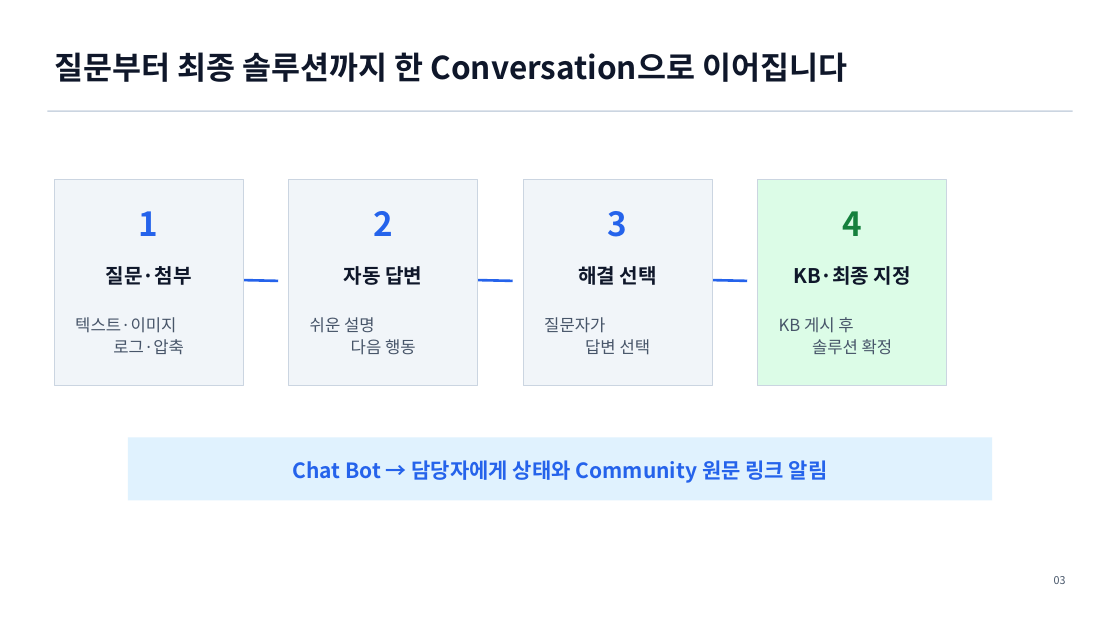
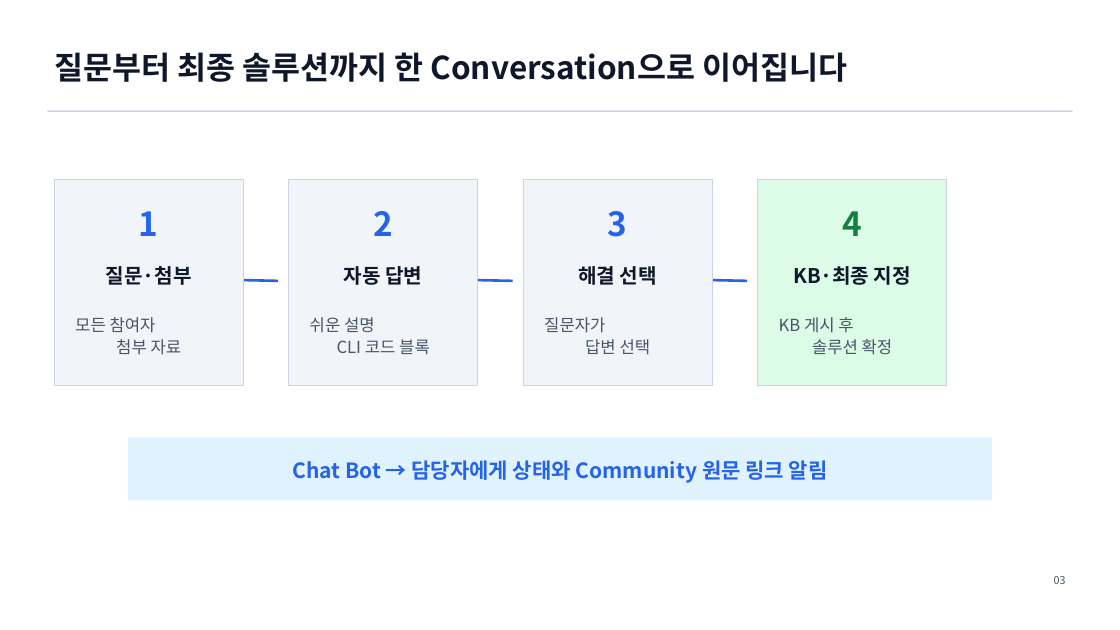
Before and after one commit to dhslove/ablestack-techflow, a slide deck: slide 3 of output/presentation/techflow-community-auto-publish-kb.pptx. Drawn at 1120x630 pixels with LibreOffice and Linux fonts; fonts in the diff are those of the drawing. Boxes give left, top, right and bottom in pixels: in the first picture for what was removed or moved away, otherwise in the second. Text is boxed around its words. In the diff, an @@ line names an element or a change of style, - is before the commit and + after.

Commit message:
fix: Community 참여자 후속 질문과 CLI 표시 개선

```diff
--- a/output/presentation/techflow-community-auto-publish-kb.pptx
+++ b/output/presentation/techflow-community-auto-publish-kb.pptx
@@ text at (x1=75, y1=317, x2=182, y2=355): text changed @@
-텍스트·이미지
-로그·압축
+모든 참여자
+첨부 자료
@@ text at (x1=310, y1=317, x2=430, y2=354): text changed @@
-쉬운 설명
-다음 행동
+쉬운 설명
+CLI 코드 블록
```
Also in this commit, not shown: 4 other slides changed, 21 other files.
